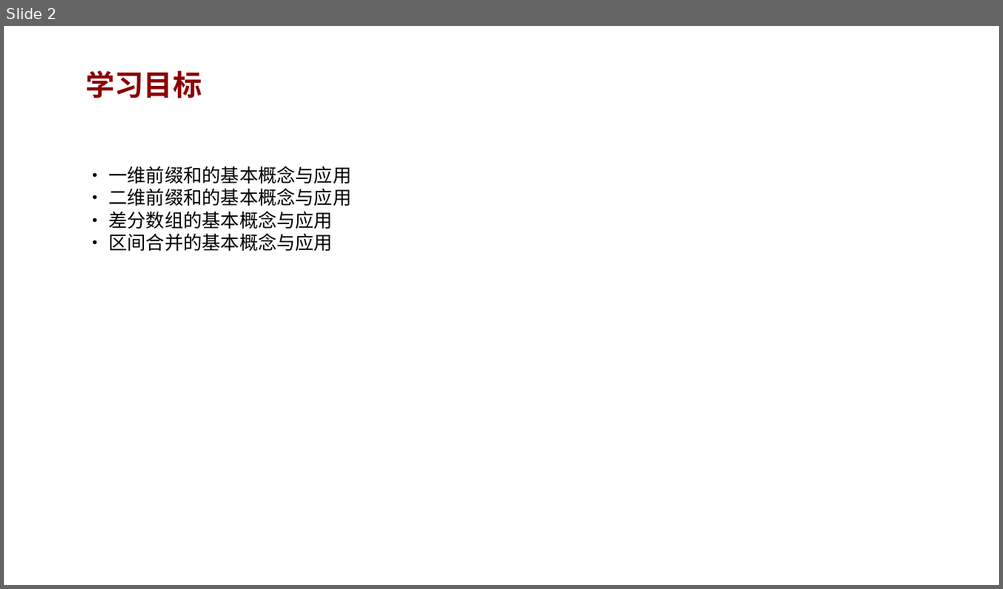
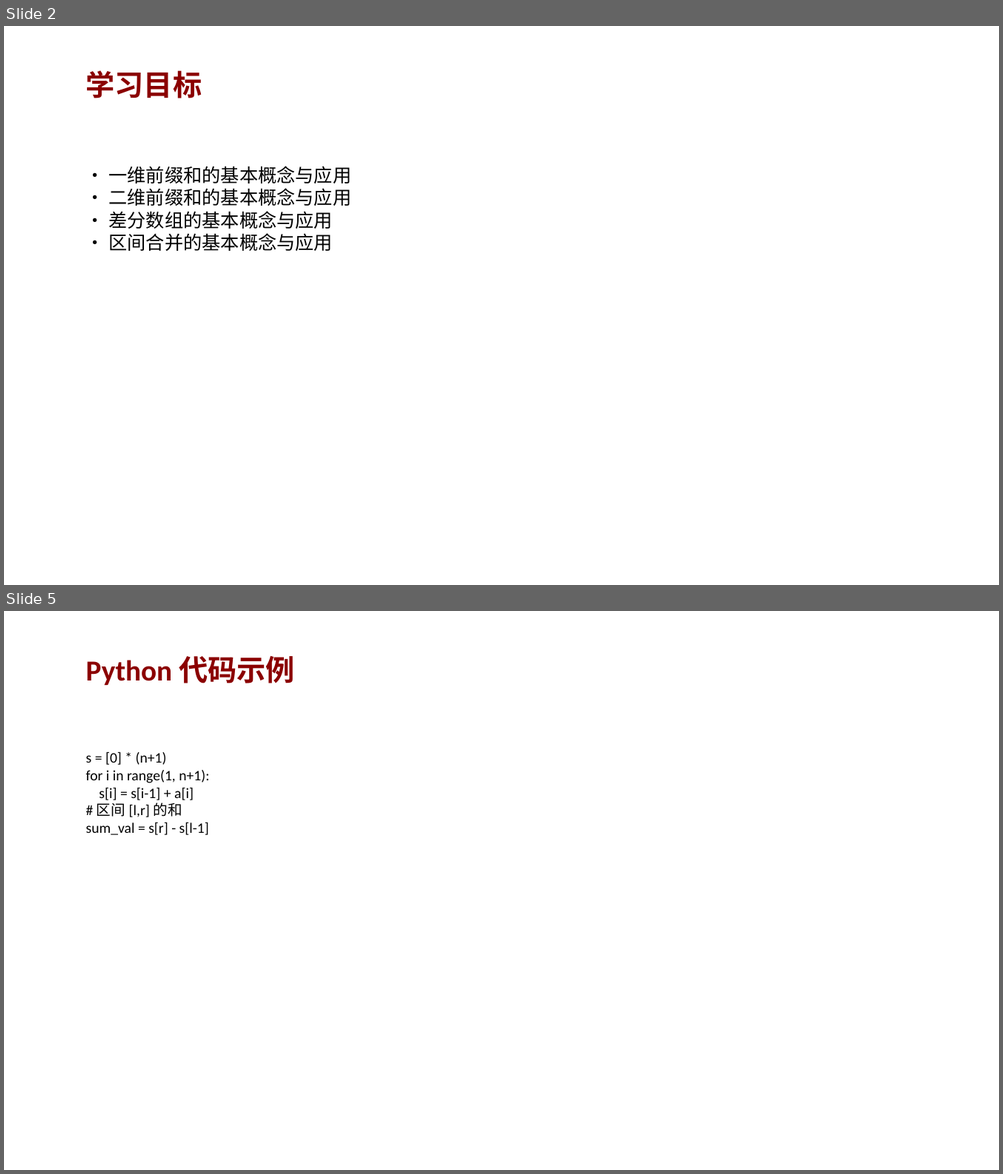
Before and after one commit to AndyLishengrui/trae-coding-course, a slide deck: textbook/ppt/chapter11_ppt.pptx. Shown one above the other, each under a label of ours: slide 2 before the commit, slides 2 and 5 after it; the slides between them are not shown. The pictures are 1003x589 and 1003x1174 pixels, drawn with LibreOffice and Linux fonts; fonts in the diff are those of the drawing. Boxes give left, top, right and bottom in pixels: in the first picture for what was removed or moved away, otherwise in the second. Text is boxed around its words. In the diff, an @@ line names an element or a change of style, - is before the commit and + after.

Commit message:
v5.3: PPT扩充(8页/章) + 教材代码bug修复 + 完整版PDF更新
PPT改进：
- 15个PPT从2页扩充到8页
- 每个PPT含：概念讲解、C++/Python代码示例、常见错误、练习题、小结

教材修复：
- 14个严重代码bug（运算符优先级、队列查询、循环边界等）
- 描述不一致修复（葡语残留、条件错误等）
- 网站问题数172→168
- 完整版PDF重新生成

```diff
--- a/textbook/ppt/chapter11_ppt.pptx
+++ b/textbook/ppt/chapter11_ppt.pptx
@@ slide 5 added at (x1=4, y1=611, x2=999, y2=1170), background #FFFFFF @@
@@ text added at (x1=86, y1=656, x2=295, y2=685), 28 pt, text #8B0000, bold @@
+Python 代码示例
@@ text added at (x1=86, y1=752, x2=209, y2=835), 14 pt, text #000000 @@
+s = [0] * (n+1)
+for i in range(1, n+1):
+s[i] = s[i-1] + a[i]
+# 区间 [l,r] 的和
+sum_val = s[r] - s[l-1]
```
Also in this commit, not shown: 5 other slides added, 16 other files.
